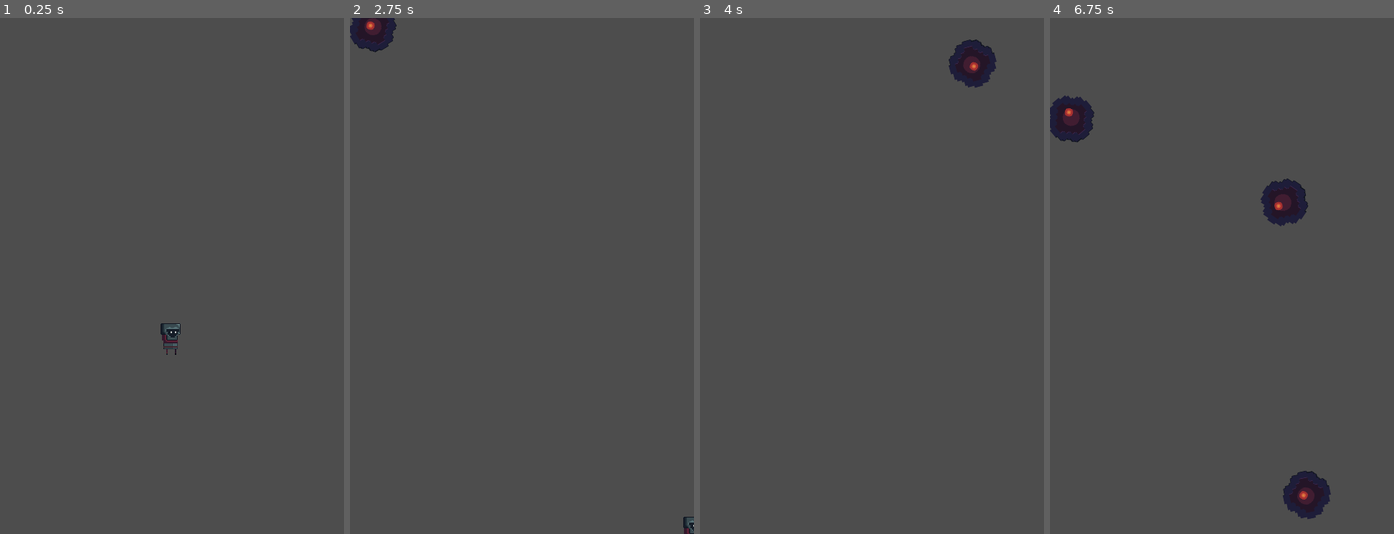
Above: before the commit, frames 1-4 (left to right).
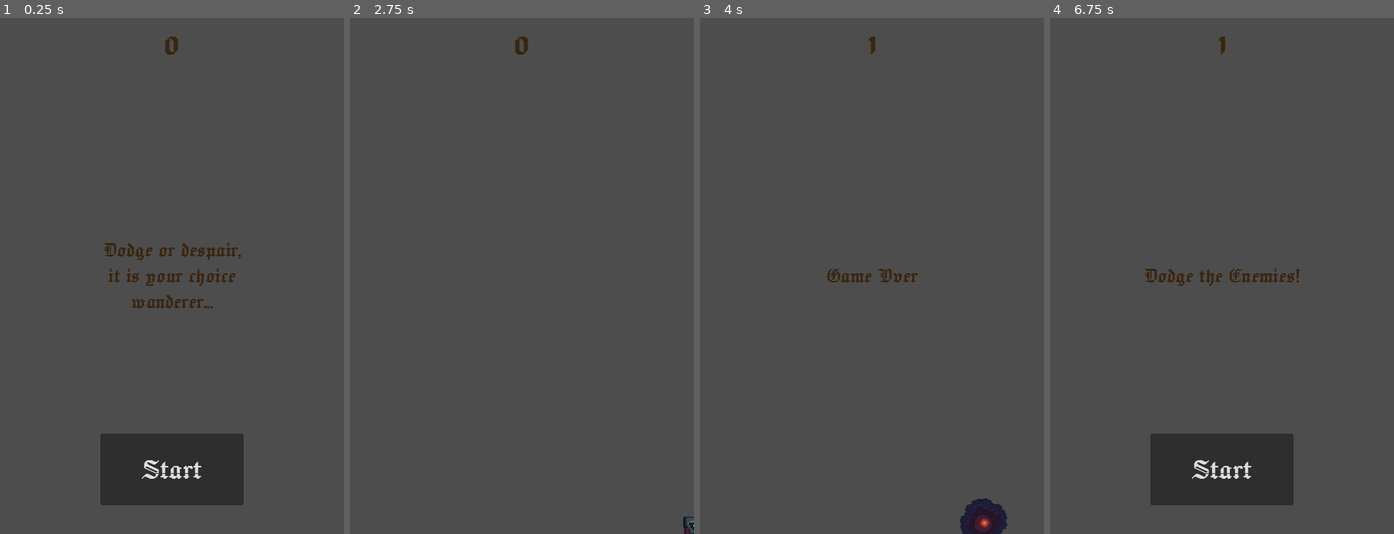
Above: after the commit, the same moments.

Repository: fabarqz/dodge_enemies
Game: Godot game, scene res://main.tscn
The game is run twice, just before and just after one commit, with the same random seed, the same clock (stepped at 60 frames per second) and the same inputs.
Inputs (mouse positions are in pixels of both pictures, inside the frame that each line leads up to):
- Up to frame 1 (0.25 s): no input
- Up to frame 2 (2.75 s): click (522, 472) at 0.5 s, where only the run after the commit has a clickable "Start"; tap Enter at 1.25 s; hold Right (move_right) 1.28-2.03 s; hold Down (move_down) from 2.03 s (still down)
- Up to frame 3 (4 s): release Down (move_down) at 2.78 s; hold Right (move_right) 2.78-3.53 s; hold Up (move_up) from 3.53 s (still down)
- Up to frame 4 (6.75 s): release Up (move_up) at 4.28 s; hold Left (move_left) 4.28-5.78 s; hold Down (move_down) 5.78-6.53 s; hold Right (move_right) from 6.53 s (still down)

The runs differ from the first frame. In frame 1, 6.9% of the frame differs, in the area x 29-71%, y 3-95%; in frame 2, 0.8%; in frame 3, 2.0%; in frame 4, 8.8%, in the area x 0-82%, y 3-98%.
Error before the commit: Attempt to call function 'stop' in base 'null instance' on a null instance. (res://Main.gd:17)

Commit message:
added HUD and scoring mechanic to round up basic functionalities as slated in the tutorial

Diff:
--- a/Main.gd
+++ b/Main.gd
@@ -4,7 +4,7 @@
 
 # Called when the node enters the scene tree for the first time.
 func _ready():
-	new_game() # Replace with function body.
+	pass# Replace with function body.
 
 
 # Called every frame. 'delta' is the elapsed time since the previous frame.
@@ -14,18 +14,22 @@
 
 func game_over():
 	$ScoreTimer.stop()
-	$Mobtimer.stop()
+	$MobTimer.stop()
+	$HUD.show_game_over()
 
 func new_game():
 	score=0
 	$Player.start($StartPosition.position)
 	$StartTimer.start() # Replace with function body.
+	$HUD.update_score(score)
+	$HUD.show_message("Get Ready")
+	get_tree().call_group("mobs","queue_free")
 
 
 
 func _on_score_timer_timeout():
 	score +=1
-
+	$HUD.update_score(score)
 
 
 func _on_start_timer_timeout():
--- /dev/null
+++ b/hud.gd
@@ -0,0 +1,46 @@
+extends CanvasLayer
+signal start_game
+
+
+# Called when the node enters the scene tree for the first time.
+func _ready():
+	pass # Replace with function body.
+
+
+# Called every frame. 'delta' is the elapsed time since the previous frame.
+func _process(delta):
+	pass
+
+
+func show_message(text):
+	$Message.text=text
+	$Message.show()
+	$MessageTimer.start()
+
+func show_game_over():
+	show_message("Game Over")
+	await $MessageTimer.timeout
+
+	$Message.text="Dodge the Enemies!"
+	$Message.show()
+
+	await get_tree().create_timer(1.0).timeout
+	$StartButton.show()
+
+func update_score(score):
+	$ScoreLabel.text=str(score)
+
+
+
+
+func _on_start_button_pressed():
+	$StartButton.hide()
+	start_game.emit()
+
+ # Replace with function body.
+
+
+func _on_message_timer_timeout():
+	$Message.hide()
+
+ # Replace with function body.
--- a/hud.tscn
+++ b/hud.tscn
@@ -1,8 +1,10 @@
-[gd_scene load_steps=2 format=3 uid="uid://bkc4wjlm5c11m"]
+[gd_scene load_steps=3 format=3 uid="uid://bkc4wjlm5c11m"]
 
+[ext_resource type="Script" path="res://hud.gd" id="1_7eksh"]
 [ext_resource type="FontFile" uid="uid://qnoocujxn72a" path="res://asset/fonts/Jacquard24-Regular.ttf" id="1_i3jp3"]
 
 [node name="HUD" type="CanvasLayer"]
+script = ExtResource("1_7eksh")
 
 [node name="ScoreLabel" type="Label" parent="."]
 anchors_preset = 5
@@ -16,6 +18,7 @@
 theme_override_fonts/font = ExtResource("1_i3jp3")
 theme_override_font_sizes/font_size = 64
 text = "0"
+horizontal_alignment = 1
 
 [node name="Message" type="Label" parent="."]
 anchors_preset = 8
@@ -24,9 +27,9 @@
 anchor_right = 0.5
 anchor_bottom = 0.5
 offset_left = -94.5
-offset_top = -54.0
+offset_top = -200.0
 offset_right = 94.5
-offset_bottom = 54.0
+offset_bottom = 200.0
 grow_horizontal = 2
 grow_vertical = 2
 theme_override_colors/font_color = Color(0.215686, 0.113725, 0.0117647, 1)
@@ -39,7 +42,24 @@
 vertical_alignment = 1
 
 [node name="StartButton" type="Button" parent="."]
-offset_right = 8.0
-offset_bottom = 8.0
+anchors_preset = 7
+anchor_left = 0.5
+anchor_top = 1.0
+anchor_right = 0.5
+anchor_bottom = 1.0
+offset_left = -100.0
+offset_top = -140.0
+offset_right = 100.0
+offset_bottom = -40.0
+grow_horizontal = 2
+grow_vertical = 0
+theme_override_fonts/font = ExtResource("1_i3jp3")
+theme_override_font_sizes/font_size = 46
+text = "Start"
 
 [node name="MessageTimer" type="Timer" parent="."]
+wait_time = 2.0
+one_shot = true
+
+[connection signal="pressed" from="StartButton" to="." method="_on_start_button_pressed"]
+[connection signal="timeout" from="MessageTimer" to="." method="_on_message_timer_timeout"]
--- a/main.tscn
+++ b/main.tscn
@@ -1,8 +1,9 @@
-[gd_scene load_steps=5 format=3 uid="uid://0tcbgxn1aj53"]
+[gd_scene load_steps=6 format=3 uid="uid://0tcbgxn1aj53"]
 
 [ext_resource type="Script" path="res://Main.gd" id="1_mnlsx"]
 [ext_resource type="PackedScene" uid="uid://dfs31dlkmwx6x" path="res://mob.tscn" id="2_30tvc"]
 [ext_resource type="PackedScene" uid="uid://5nkknph27g83" path="res://player.tscn" id="2_wbv2p"]
+[ext_resource type="PackedScene" uid="uid://bkc4wjlm5c11m" path="res://hud.tscn" id="4_3gorj"]
 
 [sub_resource type="Curve2D" id="Curve2D_od8df"]
 _data = {
@@ -34,7 +35,10 @@
 
 [node name="MobSpawnLocation" type="PathFollow2D" parent="MobPath"]
 
+[node name="HUD" parent="." instance=ExtResource("4_3gorj")]
+
 [connection signal="hit" from="Player" to="." method="game_over"]
 [connection signal="timeout" from="MobTimer" to="." method="_on_mob_timer_timeout"]
 [connection signal="timeout" from="ScoreTimer" to="." method="_on_score_timer_timeout"]
 [connection signal="timeout" from="StartTimer" to="." method="_on_start_timer_timeout"]
+[connection signal="start_game" from="HUD" to="." method="new_game"]
--- a/mob.tscn
+++ b/mob.tscn
@@ -55,7 +55,7 @@
 [sub_resource type="CircleShape2D" id="CircleShape2D_mxlkj"]
 radius = 35.1283
 
-[node name="Mob" type="RigidBody2D"]
+[node name="Mob" type="RigidBody2D" groups=["mobs"]]
 collision_mask = 0
 gravity_scale = 0.0
 script = ExtResource("1_l477n")
